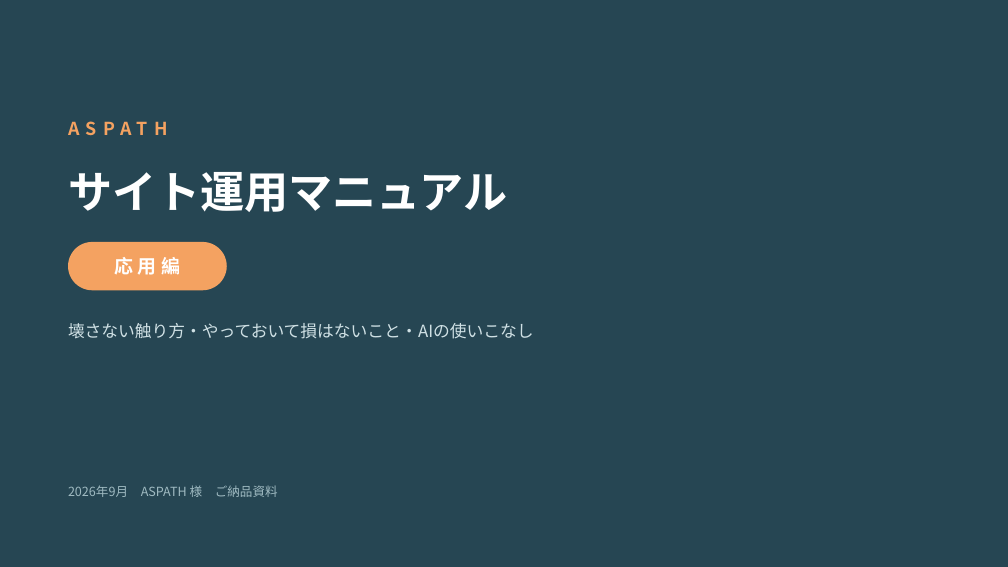
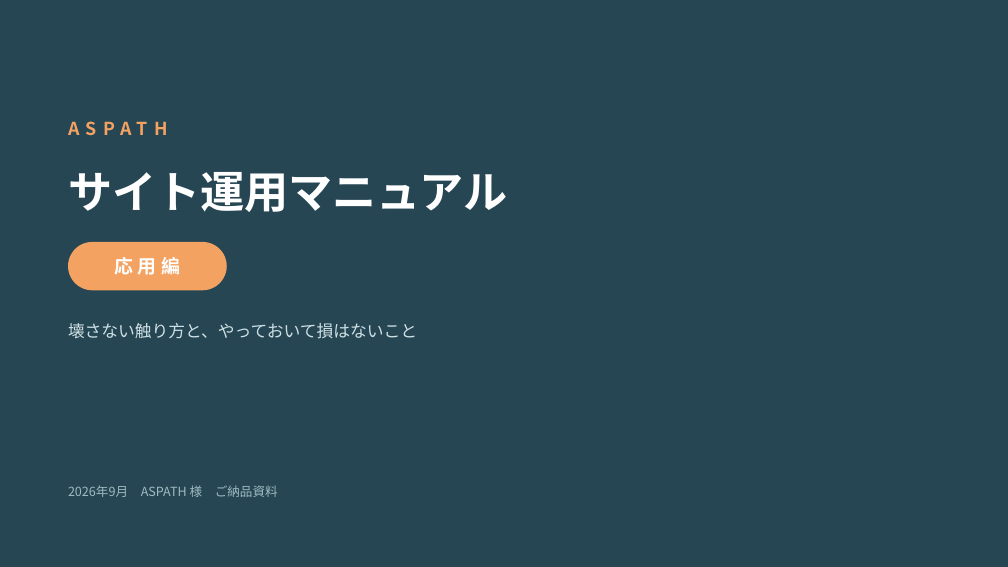
Before and after one commit to Kkenjis/dev-aspath-life, a slide deck: slide 1 of _wp移行素材/★引継ぎ資料/★ASPATH_サイト運用マニュアル_応用編.pptx. Drawn at 1008x567 pixels with LibreOffice and Linux fonts; fonts in the diff are those of the drawing. Boxes give left, top, right and bottom in pixels: in the first picture for what was removed or moved away, otherwise in the second. Text is boxed around its words. In the diff, an @@ line names an element or a change of style, - is before the commit and + after.

```diff
--- a/_wp移行素材/★引継ぎ資料/★ASPATH_サイト運用マニュアル_応用編.pptx
+++ b/_wp移行素材/★引継ぎ資料/★ASPATH_サイト運用マニュアル_応用編.pptx
@@ text at (68, 323, 417, 339): text changed @@
-壊さない触り方・やっておいて損はないこと・AIの使いこなし
+壊さない触り方と、やっておいて損はないこと
```
Also in this commit, not shown: 2 other slides changed, 1 slide added, 10 slides removed, 8 other files.
